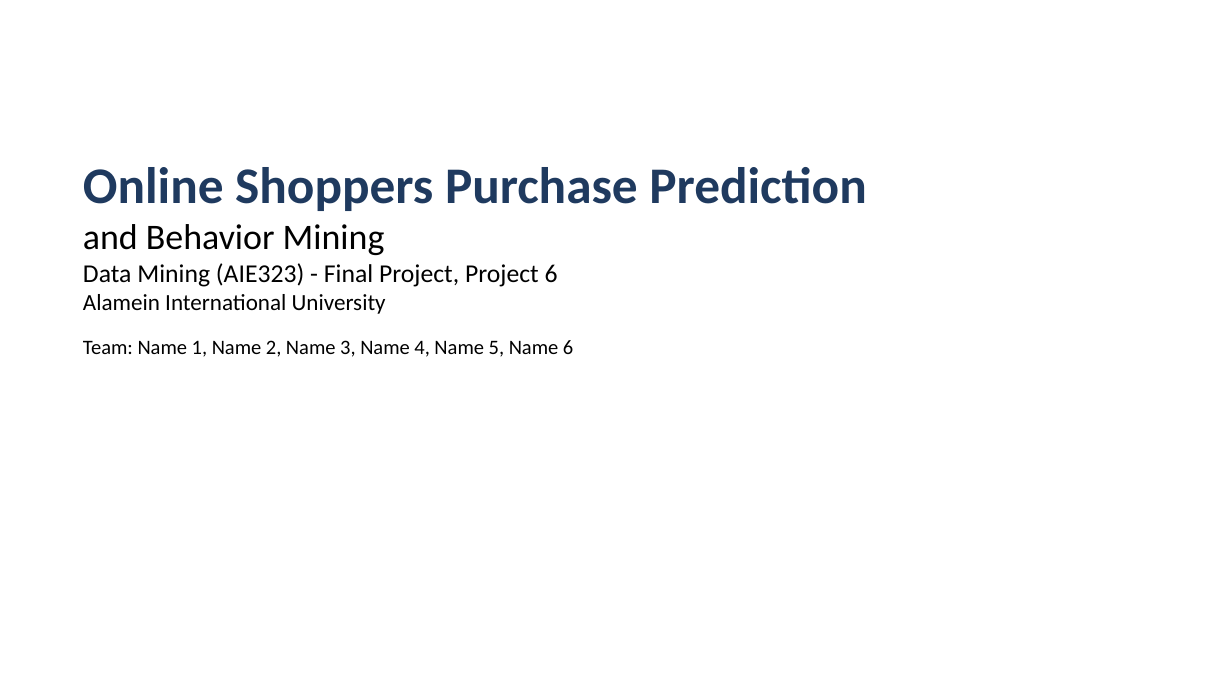
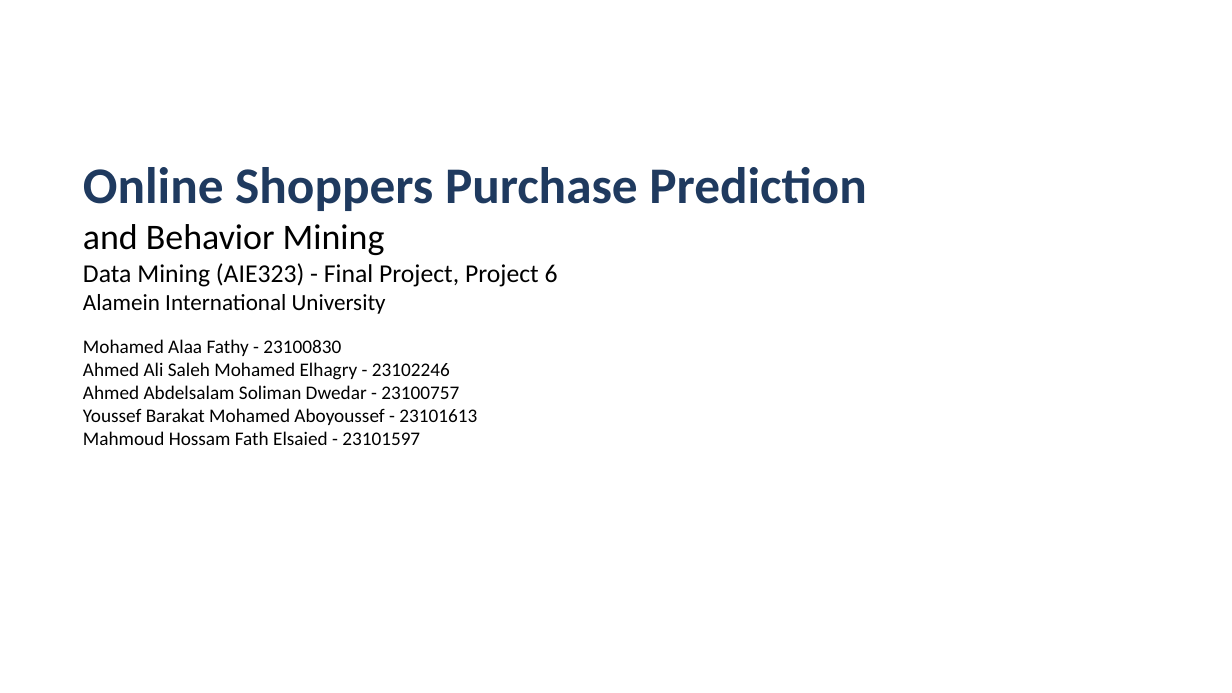
Before and after one commit to mohamed-alaa1/online-shoppers-purchase-prediction, a slide deck: slide 1 of presentation/Data_Mining_Presentation.pptx. Drawn at 1232x693 pixels with LibreOffice and Linux fonts; fonts in the diff are those of the drawing. Boxes give left, top, right and bottom in pixels: in the first picture for what was removed or moved away, otherwise in the second. Text is boxed around its words. In the diff, an @@ line names an element or a change of style, - is before the commit and + after.

Commit message:
add team names

```diff
--- a/presentation/Data_Mining_Presentation.pptx
+++ b/presentation/Data_Mining_Presentation.pptx
@@ text at bbox=[83, 339, 477, 445]: text changed; size 16 to 15 pt @@
-Team: Name 1, Name 2, Name 3, Name 4, Name 5, Name 6
+Mohamed Alaa Fathy - 23100830
+Ahmed Ali Saleh Mohamed Elhagry - 23102246
+Ahmed Abdelsalam Soliman Dwedar - 23100757
+Youssef Barakat Mohamed Aboyoussef - 23101613
+Mahmoud Hossam Fath Elsaied - 23101597
```
Also in this commit, not shown: 4 other files.
